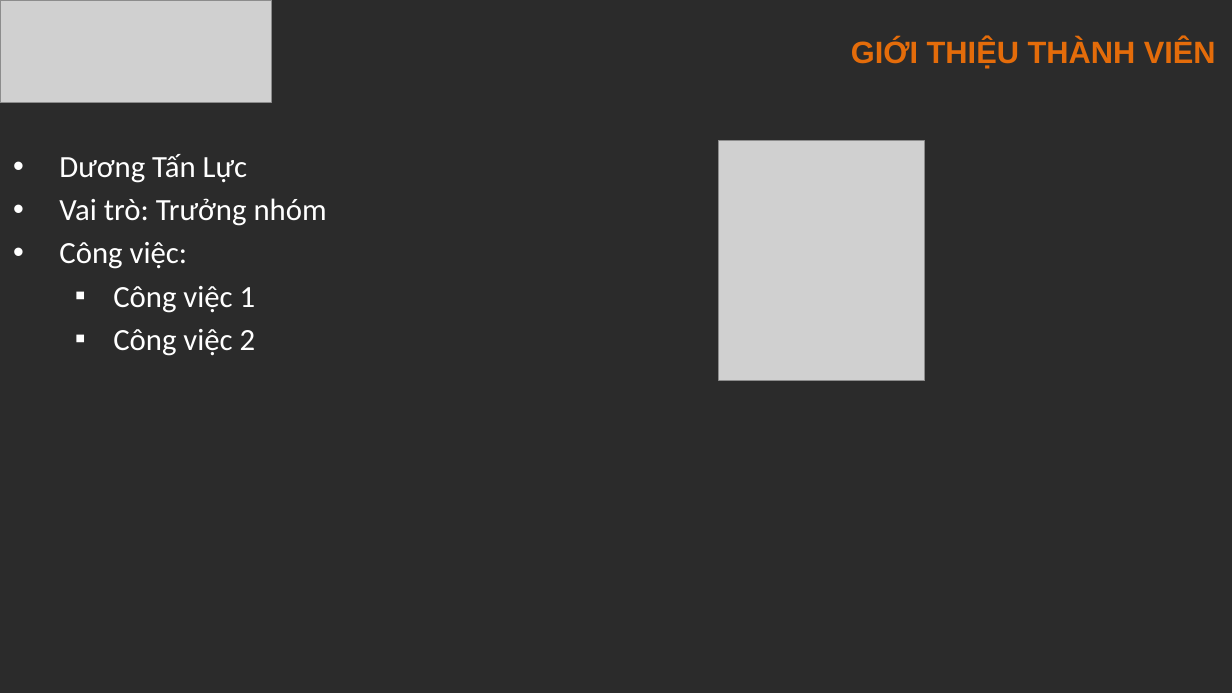
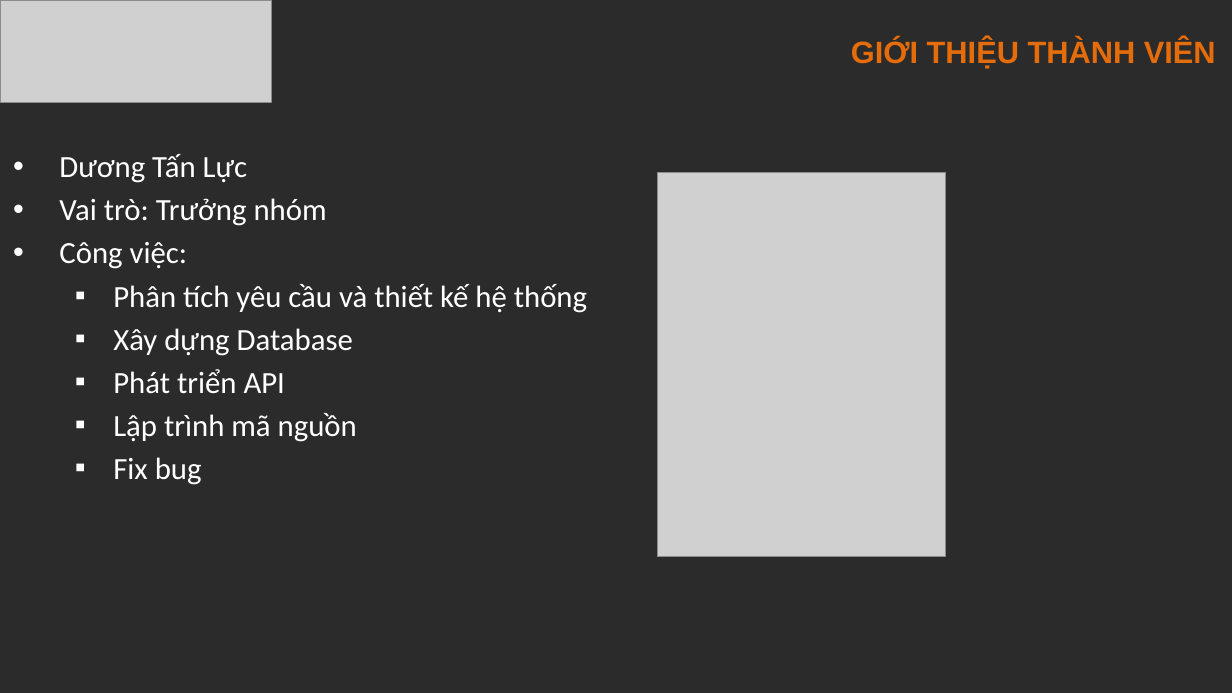
Before and after one commit to Kaykaku/DATN_FoodStore, a slide deck: slide 2 of DocumentAndDatabase/WORKSHOP/ppt.pptx. Drawn at 1232x693 pixels with LibreOffice and Linux fonts; fonts in the diff are those of the drawing; grey boxes stand for pictures; background and template pictures are left out; a plain dark background stands for a picture behind light text. Boxes give left, top, right and bottom in pixels: in the first picture for what was removed or moved away, otherwise in the second. Text is boxed around its words. In the diff, an @@ line names an element or a change of style, - is before the commit and + after.

```diff
--- a/DocumentAndDatabase/WORKSHOP/ppt.pptx
+++ b/DocumentAndDatabase/WORKSHOP/ppt.pptx
@@ picture removed at [719,140,925,381] @@
@@ picture added at [657,172,945,557] @@
@@ text at [113,284,587,485]: text changed @@
-  ▪ Công việc 1
-  ▪ Công việc 2
+  ▪ Phân tích yêu cầu và thiết kế hệ thống
+  ▪ Xây dựng Database
+  ▪ Phát triển API
+  ▪ Lập trình mã nguồn
+  ▪ Fix bug
```
Also in this commit, not shown: 4 other slides changed, 37 other files.
